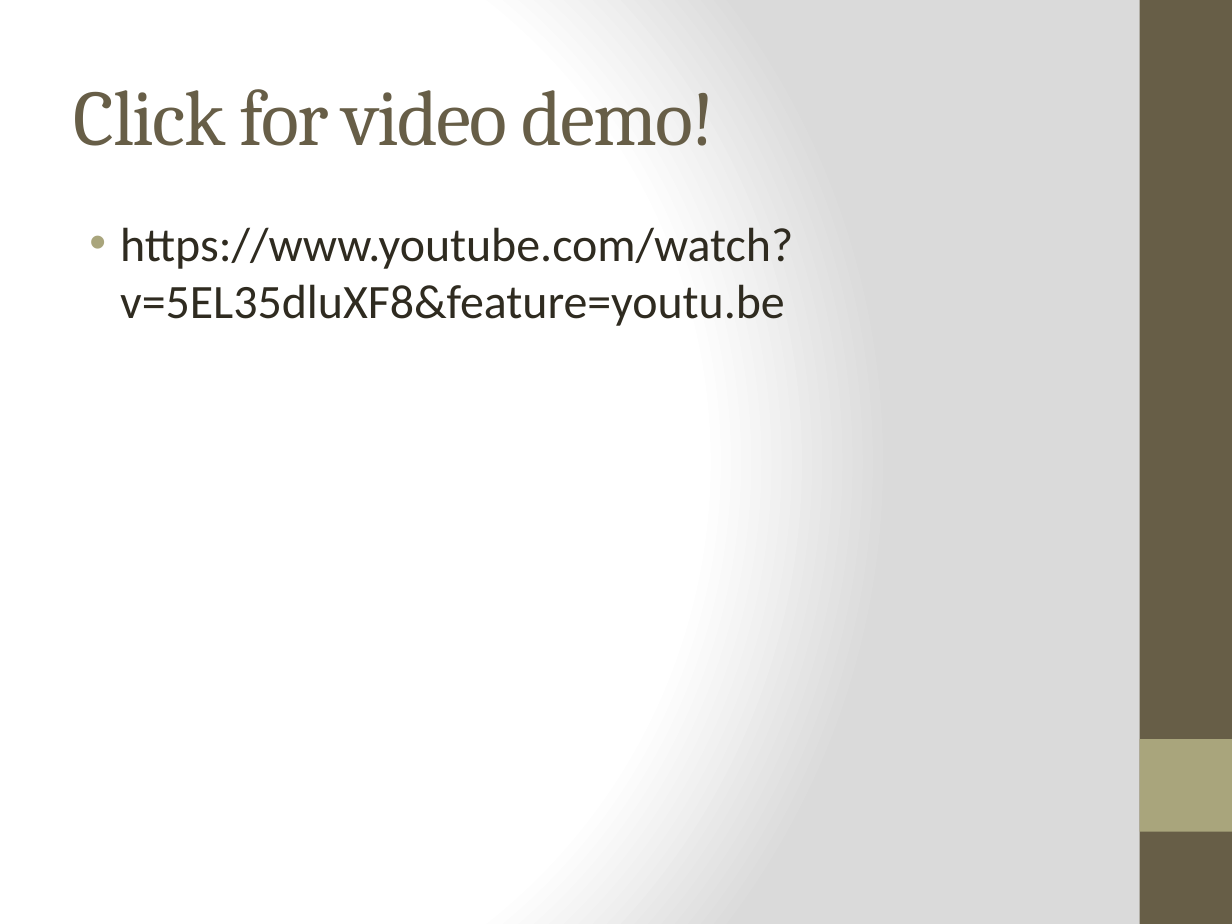
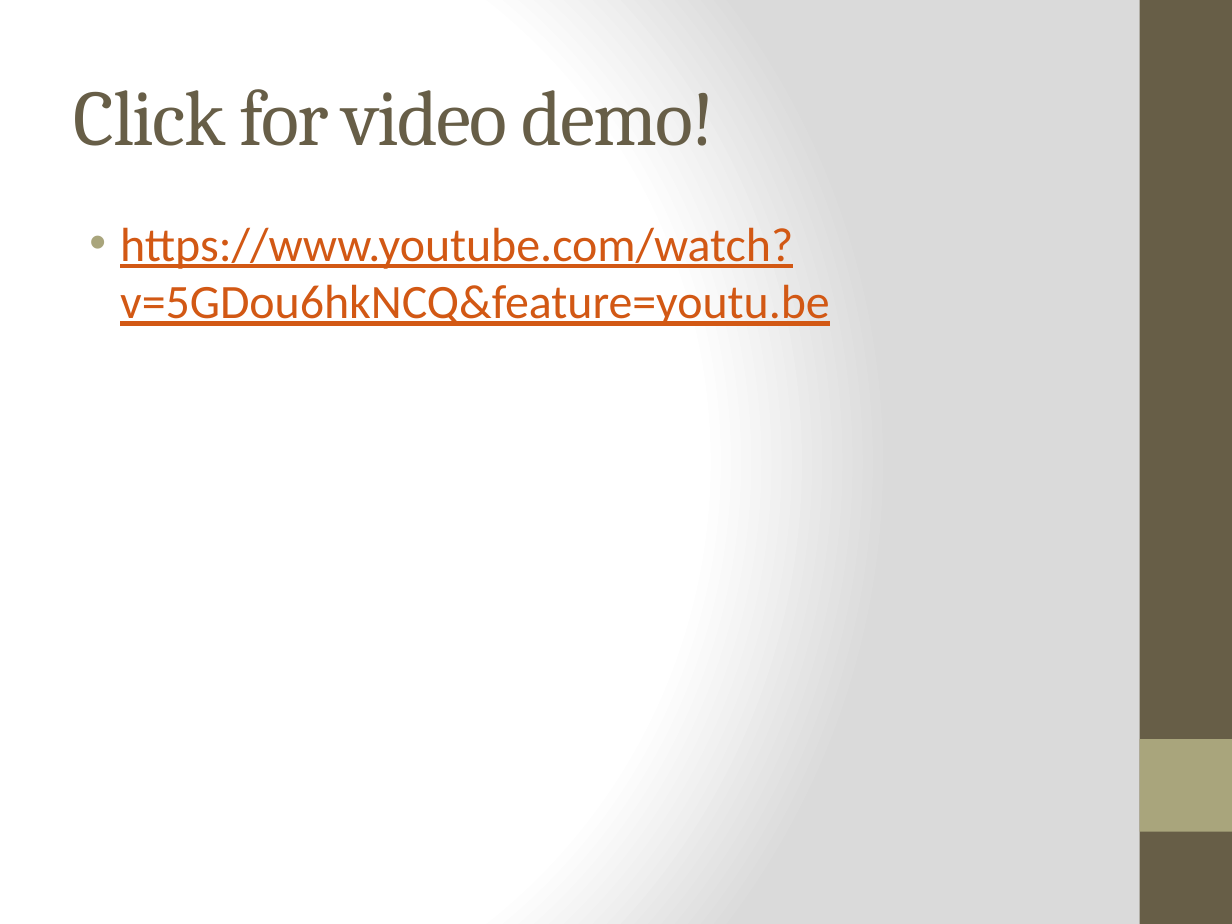
Before and after one commit to IoThingers/TermProject, a slide deck: slide 8 of FinalPresentation.pptx. Drawn at 1232x924 pixels with LibreOffice and Linux fonts; fonts in the diff are those of the drawing; background and template pictures are left out. Boxes give left, top, right and bottom in pixels: in the first picture for what was removed or moved away, otherwise in the second. Text is boxed around its words. In the diff, an @@ line names an element or a change of style, - is before the commit and + after.

```diff
--- a/FinalPresentation.pptx
+++ b/FinalPresentation.pptx
@@ text at (120,227,830,326): text changed; text colour #2F2B20 to #D25814 @@
-• https://www.youtube.com/watch?v=5EL35dluXF8&feature=youtu.be
+• https://www.youtube.com/watch?v=5GDou6hkNCQ&feature=youtu.be
```
Also in this commit, not shown: 1 other slide changed, 1 slide removed, 12 other files.
